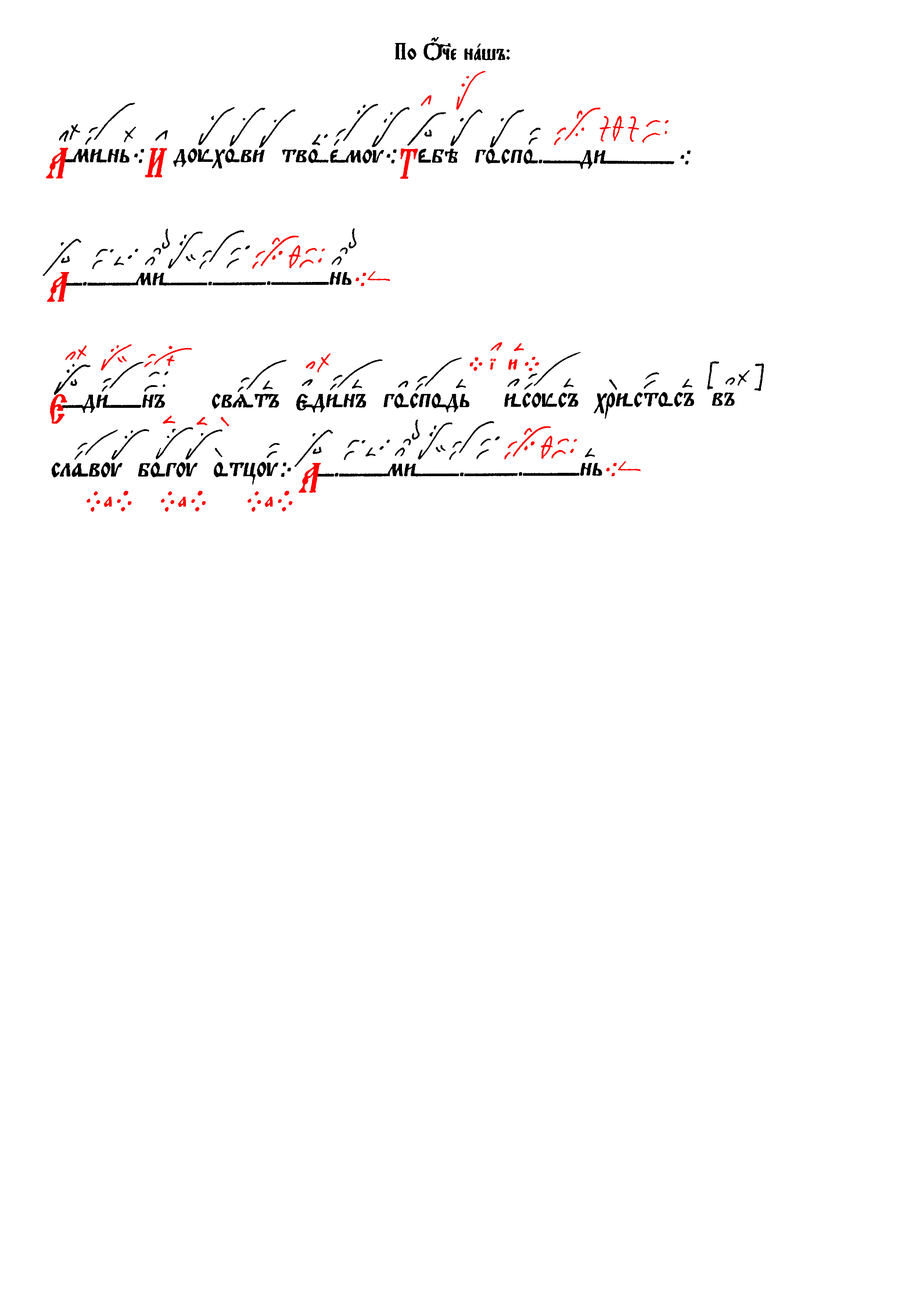
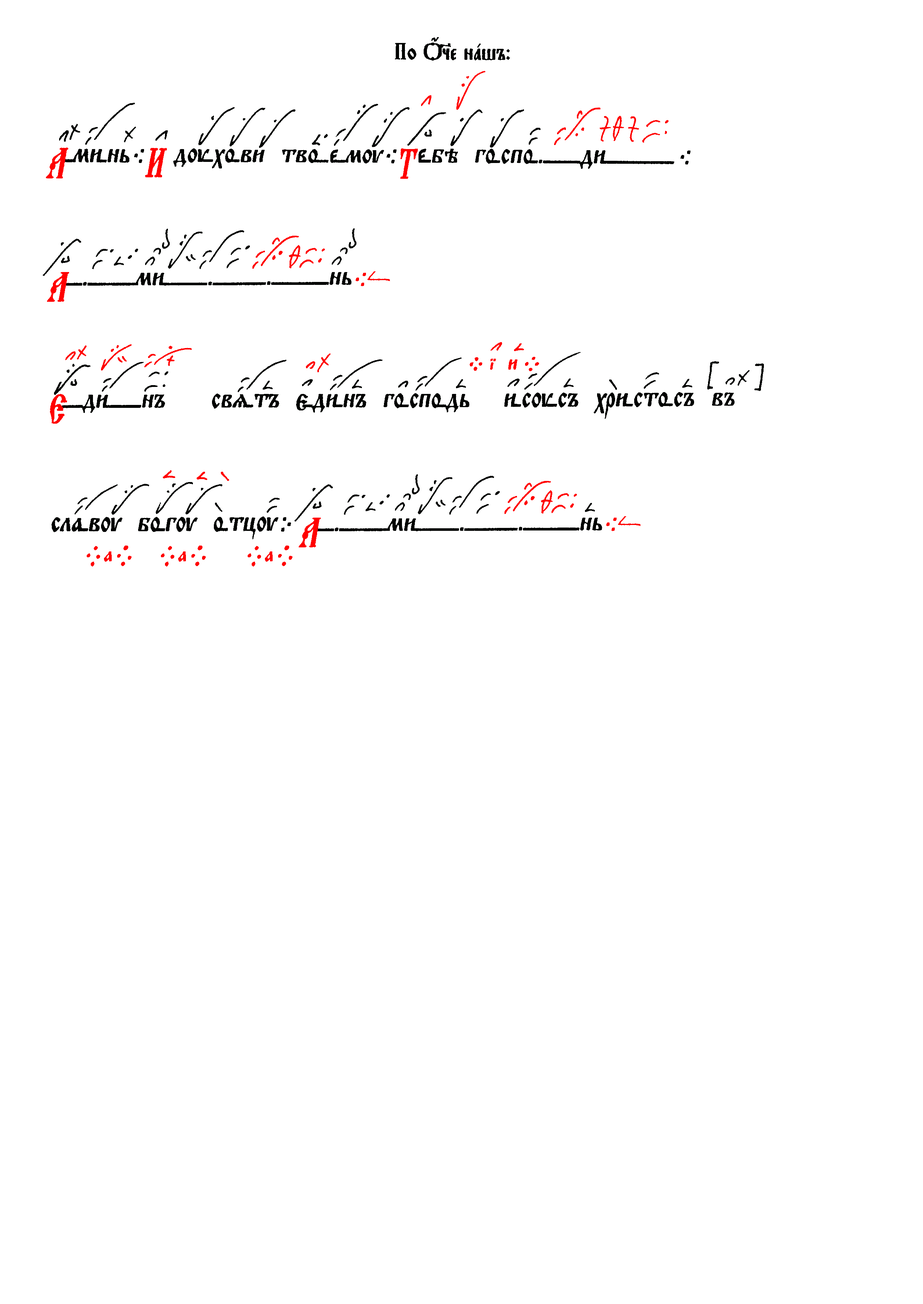
Two versions of the same layered image (923x1304). Layer-by-layer changes:
removed layer "Червила" over (51, 415, 641, 512)
painted on "Чернила" over (51, 415, 641, 567)
